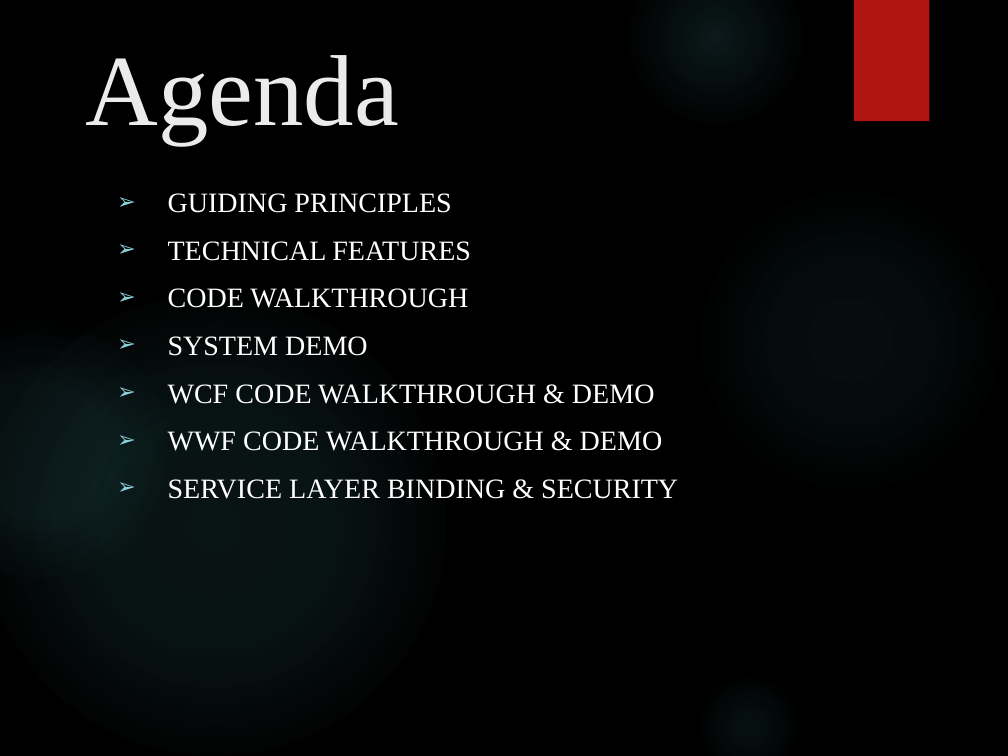
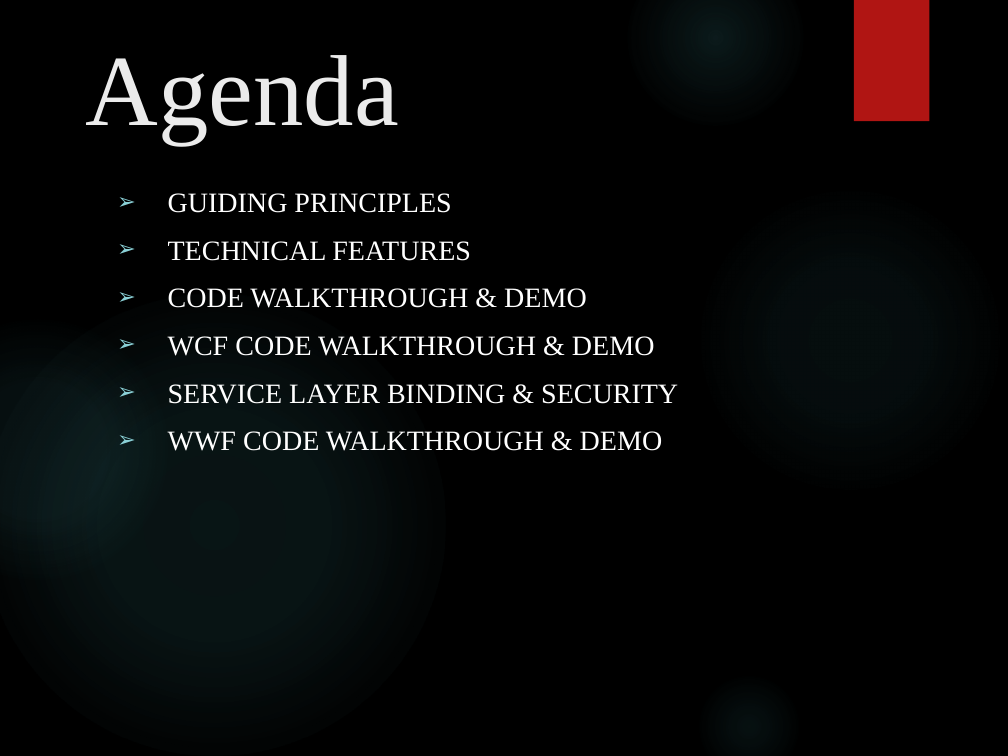
Before and after one commit to XUMINSHENG/dotNET_CA, a slide deck: slide 1 of Docs/presentation/ENET_FT1_presentation.pptx. Drawn at 1008x756 pixels with LibreOffice and Linux fonts; fonts in the diff are those of the drawing; background and template pictures are left out. Boxes give left, top, right and bottom in pixels: in the first picture for what was removed or moved away, otherwise in the second. Text is boxed around its words. In the diff, an @@ line names an element or a change of style, - is before the commit and + after.

```diff
--- a/Docs/presentation/ENET_FT1_presentation.pptx
+++ b/Docs/presentation/ENET_FT1_presentation.pptx
@@ subtitle at (x1=168, y1=288, x2=587, y2=308): text changed @@
-➢ CODE WALKTHROUGH
-➢ SYSTEM DEMO
+➢ CODE WALKTHROUGH & DEMO
@@ subtitle at (x1=168, y1=384, x2=678, y2=404): paragraph added @@
+➢ SERVICE LAYER BINDING & SECURITY
@@ subtitle at (x1=168, y1=479, x2=678, y2=499): paragraph removed @@
-➢ SERVICE LAYER BINDING & SECURITY
```
Also in this commit, not shown: 2 other files.
